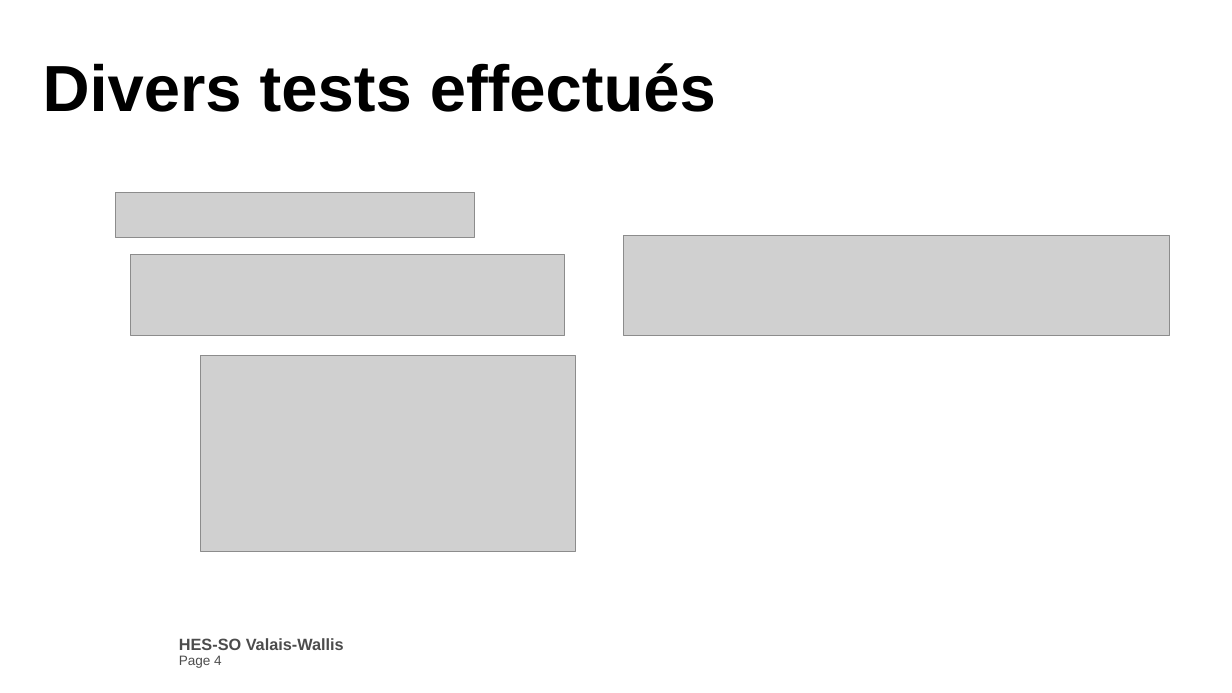
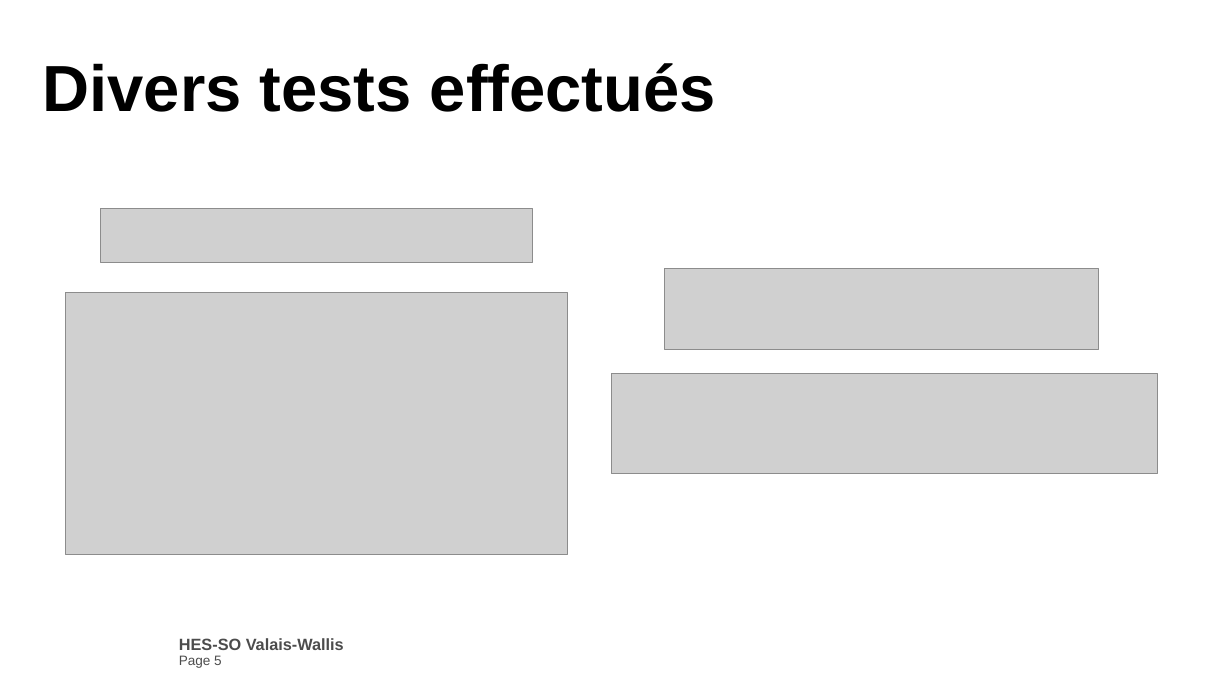
Before and after one commit to Bornatch/JavaEE_MiniProjet, a slide deck: slide 5 of Montaine_Valentin_ByeByeCar.pptx (slide 4 before the commit). Drawn at 1232x693 pixels with LibreOffice and Linux fonts; fonts in the diff are those of the drawing; grey boxes stand for pictures; background and template pictures are left out. Boxes give left, top, right and bottom in pixels: in the first picture for what was removed or moved away, otherwise in the second. Text is boxed around its words. In the diff, an @@ line names an element or a change of style, - is before the commit and + after.

```diff
--- a/Montaine_Valentin_ByeByeCar.pptx
+++ b/Montaine_Valentin_ByeByeCar.pptx
@@ picture: place and size @@
-picture at bbox=[115, 193, 475, 238]
+picture at bbox=[101, 208, 533, 262]
@@ picture: place and size @@
-picture at bbox=[131, 254, 564, 335]
+picture at bbox=[665, 268, 1098, 349]
@@ picture: place and size @@
-picture at bbox=[200, 356, 575, 551]
+picture at bbox=[66, 292, 567, 554]
@@ picture: place and size @@
-picture at bbox=[624, 236, 1169, 336]
+picture at bbox=[611, 374, 1157, 474]
@@ text at bbox=[179, 655, 222, 668]: text changed @@
-Page 4
+Page 5
```
Also in this commit, not shown: 1 other slide changed, 2 slides added, 4 other files.
